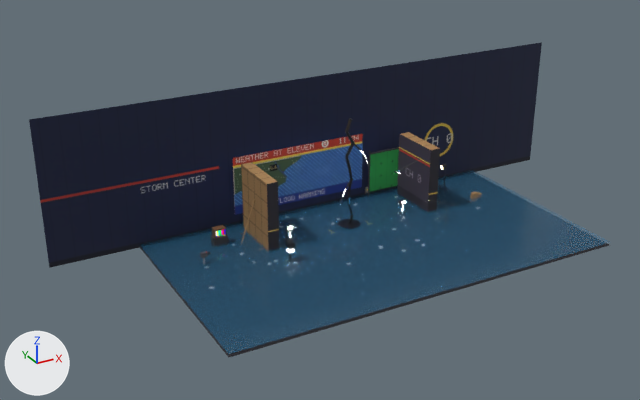
The glTF model public/assets/stages/weather.glb, before and after one commit.
Both versions are drawn from a camera (50 mm lens) standing at (-29.1, -48.7, 26.9) and looking at (-3.6, -2.2, 3.7). The lights are fixed; the arrows at lower left show +X, +Y and +Z. The picture after the commit comes second. Vertices at exactly the same position are counted once.

The older version as bpy lines, for what is in view:
```python
me_fx_lightning = bpy.data.meshes.new('fx_lightning')
me_fx_lightning.from_pydata(...)  # 170 vertices, 258 faces; spans x -0.76..1.43, y -0.6..0.6, z -0.01..8.04
me_fx_lightning.materials.append(mat_props)
me_fx_puddle = bpy.data.meshes.new('fx_puddle')
me_fx_puddle.from_pydata(...)  # 24 vertices, 22 faces; spans x -0.8..0.8, y -0.8..0.8, z 0.23
me_fx_puddle.materials.append(mat_props)
me_seg_flood = bpy.data.meshes.new('seg_flood')
me_seg_flood.from_pydata(...)  # 204 vertices, 322 faces; spans x -7.0..4.07, y 0.46..3.99, z 0.01..4.4
me_seg_flood.materials.append(mat_set)
ob_fx_lightning = bpy.data.objects.new('fx_lightning', me_fx_lightning)
ob_fx_lightning.location = (0.0, 0.0, 0.0)
ob_fx_puddle = bpy.data.objects.new('fx_puddle', me_fx_puddle)
ob_fx_puddle.location = (0.0, 0.0, 0.0)
ob_seg_flood = bpy.data.objects.new('seg_flood', me_seg_flood)
ob_seg_flood.location = (0.0, 0.0, 0.0)
# also in view: 'set' at (0.0, -3.5, 5.0)
```
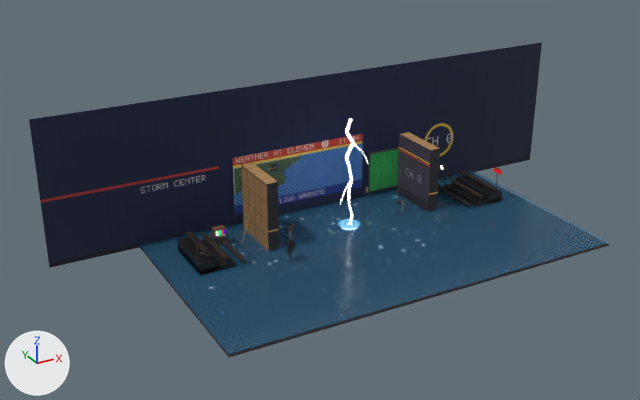
What differs and where, as boxes (x1, y1, x2, y2) in the pictures (640 x 400 px):
'audience', added: after (177, 167, 502, 278)
part 1 of me_fx_lightning, surface changed: (340, 118, 368, 230) in both
part 2 of me_fx_puddle, surface changed (black to blue): (338, 219, 361, 229) in both

Patch to the scene script:
```diff
--- a/public/assets/stages/weather.glb.py
+++ b/public/assets/stages/weather.glb.py
@@ me_fx_lightning @@
 me_fx_lightning.from_pydata(...)  # 170 vertices, 258 faces; spans x -0.76..1.43, y -0.6..0.6, z -0.01..8.04
 # used by ob_fx_lightning; location = (0.0, 0.0, 0.0)
+# me_fx_lightning part 1: texture (UV) coordinates of 258 of 258 faces, centred in x -0.75..1.42, y -0.55..0.55, z 0.0..8.01, changed; they spanned u 0.01..0.94, v 0.01..0.97 and now span u 0.01..0.96, v 0.01..0.94
 me_fx_lightning.materials.append(mat_props)
@@ me_fx_puddle @@
 me_fx_puddle.from_pydata(...)  # 24 vertices, 22 faces; spans x -0.8..0.8, y -0.8..0.8, z 0.23
 # used by ob_fx_puddle; location = (0.0, 0.0, 0.0)
+# me_fx_puddle part 2: texture (UV) coordinates of 22 of 22 faces, centred in x -0.78..0.78, y -0.78..0.78, z 0.23, changed; they spanned u 0.01..0.17, v 0.25..0.41 and now span u 0.42..0.46, v 0.59..0.63
 me_fx_puddle.materials.append(mat_props)
@@ me_audience @@
+me_audience.from_pydata(...)  # 332 vertices, 512 faces; spans x -12.0..12.0, y -2.0..2.0, z 0.0..2.6
+me_audience.materials.append(mat_props)
@@ ob_audience @@
+ob_audience = bpy.data.objects.new('audience', me_audience)
+ob_audience.location = (0.0, 0.0, 0.0)
```
